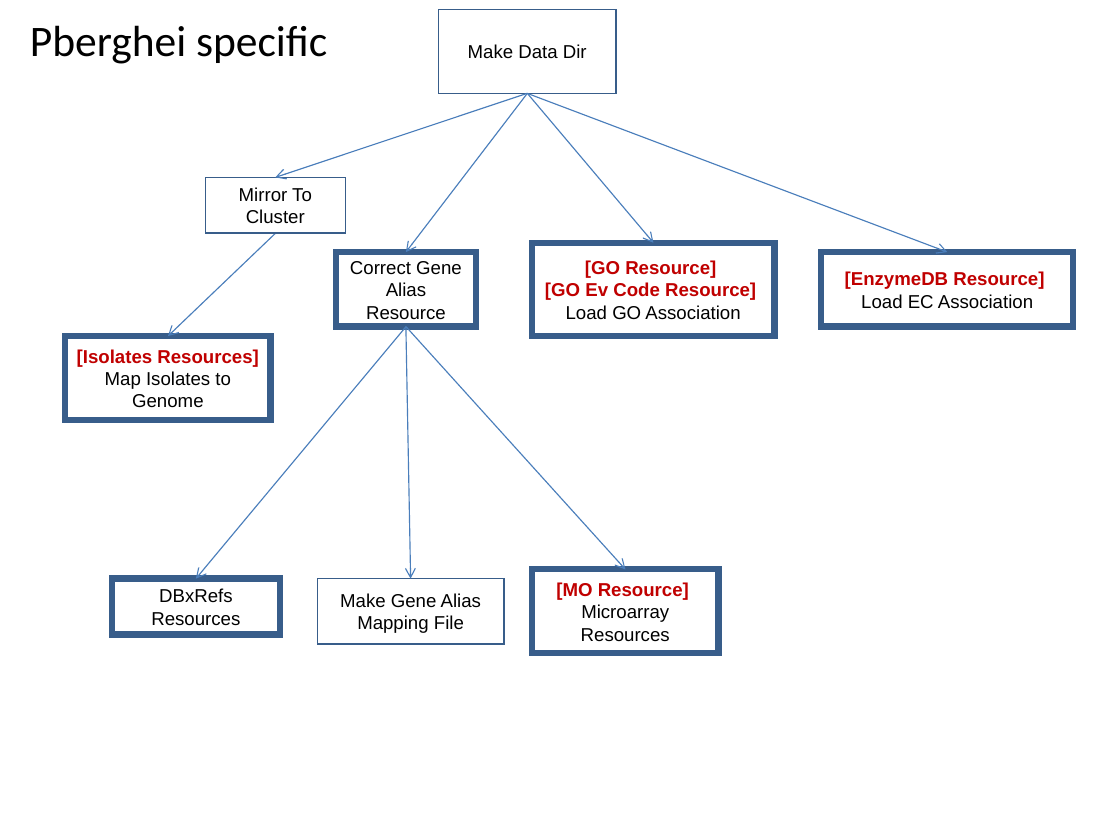
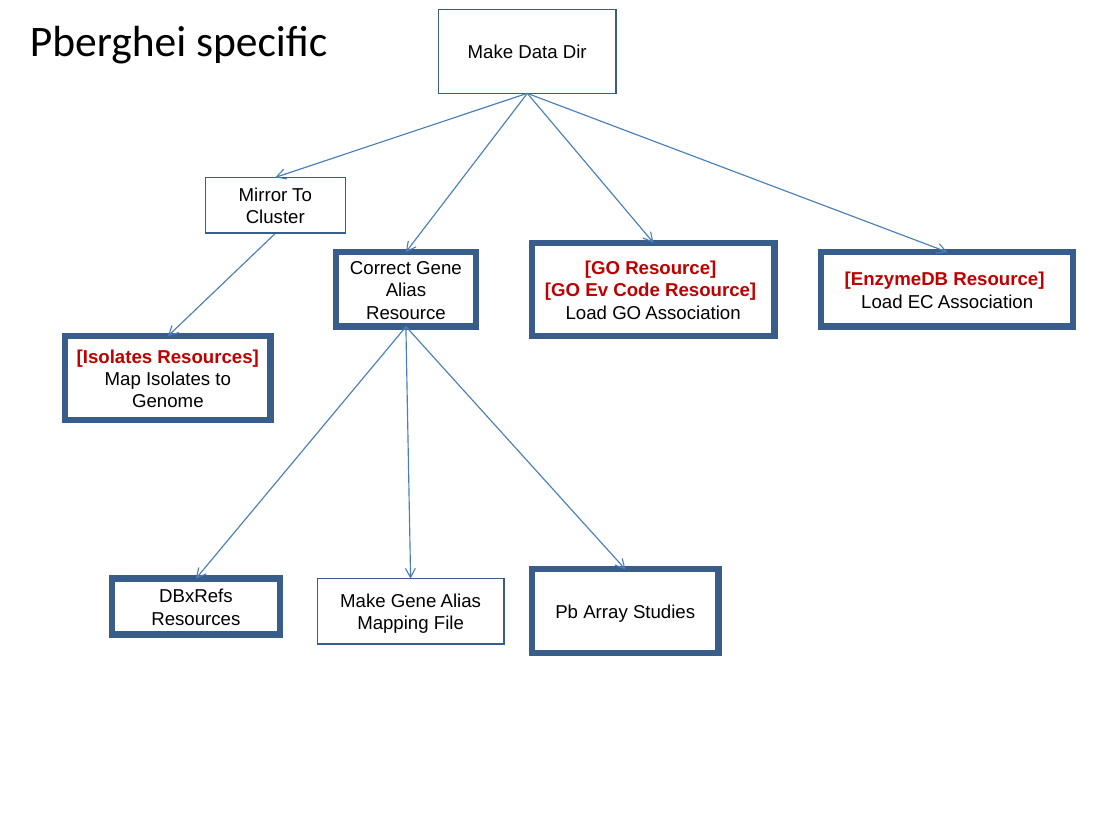
Before and after one commit to VEuPathDB/ApiCommonWorkflow, a slide deck: slide 25 of Main/doc/IntegratedWorkflow.ppt. Drawn at 1120x840 pixels with LibreOffice and Linux fonts; fonts in the diff are those of the drawing. Boxes give left, top, right and bottom in pixels: in the first picture for what was removed or moved away, otherwise in the second. Text is boxed around its words. In the diff, an @@ line names an element or a change of style, - is before the commit and + after.

Commit message:
update pb, pv, py array studies

```diff
--- a/Main/doc/IntegratedWorkflow.ppt
+++ b/Main/doc/IntegratedWorkflow.ppt
@@ text in rectangle at [555, 604, 695, 622]: text changed @@
-[MO Resource]
-Microarray
-Resources
+Pb Array Studies
```
Also in this commit, not shown: 8 other slides changed.
